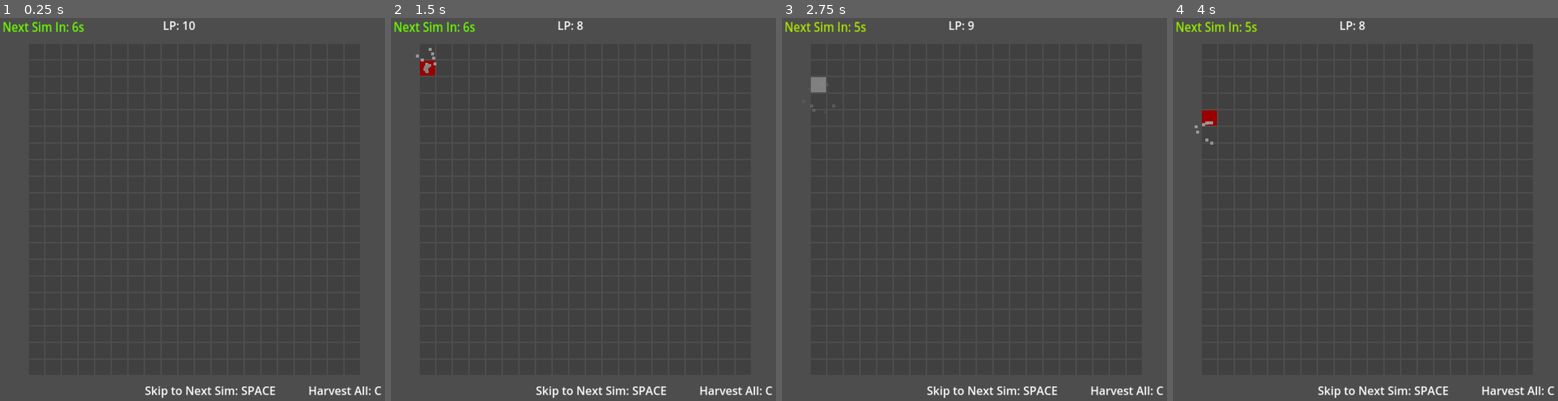
Above: before the commit, frames 1-4 (left to right).
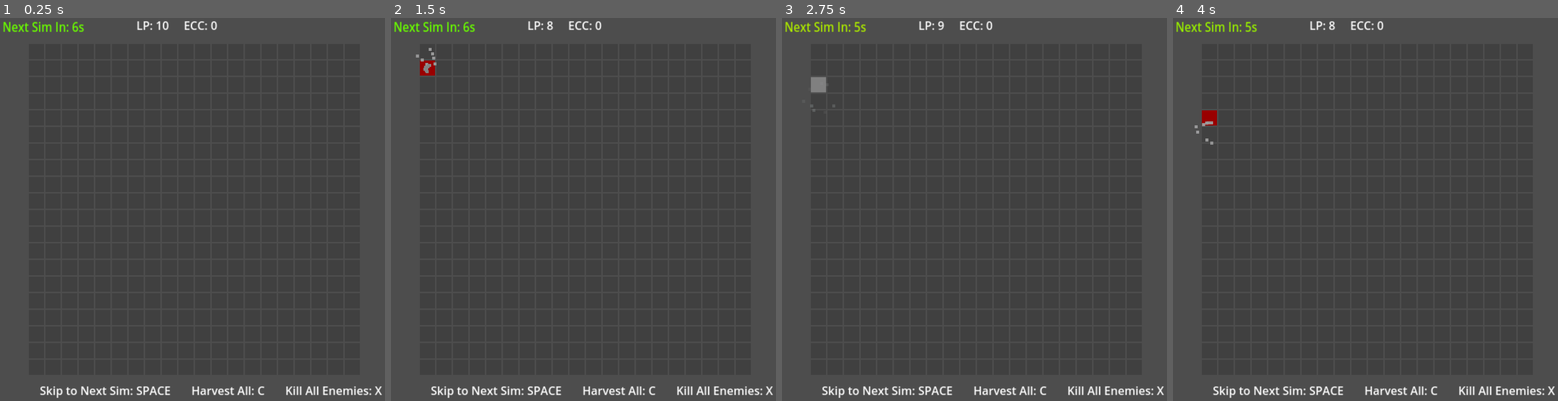
Above: after the commit, the same moments.

Repository: cyberneel/life-defense
Game: Godot game, scene res://scenes/game_scene.tscn
Same seed, same stepped clock (60 frames per second), same inputs: the game is played once before the commit and once after it.
Inputs (mouse positions are in pixels of both pictures, inside the frame that each line leads up to):
- Up to frame 1 (0.25 s): no input
- Up to frame 2 (1.5 s): tap Enter at 0.5 s; move the mouse to (425, 52) at 0.52 s; hold C (harvest_all) 0.53-1.28 s; click (425, 52) at 0.67 s; tap Space (next_sim_step) at 1.25 s; move the mouse to (425, 67) at 1.27 s; tap C (harvest_all) at 1.35 s; click (425, 67) at 1.42 s
- Up to frame 3 (2.75 s): move the mouse to (816, 83) at 2.02 s; press the mouse at (816, 83) at 2.03 s; tap C (harvest_all) at 2.3 s
- Up to frame 4 (4 s): move the mouse to (1207, 102) at 2.77 s; release the mouse at (1207, 102) at 2.78 s; tap Space (next_sim_step) at 2.85 s; click (1207, 102) at 2.92 s; tap C (harvest_all) at 3.05 s; move the mouse to (1207, 117) at 3.52 s; hold C (harvest_all) from 3.53 s (still down); click (1207, 117) at 3.67 s

The runs differ from the first frame. In frame 1, 1.4% of the frame differs, in the area x 10-100%, y 0-100%; in frame 2, 1.4%; in frame 3, 1.4%; in frame 4, 1.4%.

Commit message:
Added "kill all enemies feature"

Diff:
--- a/project.godot
+++ b/project.godot
@@ -47,6 +47,11 @@
 "events": [Object(InputEventKey,"resource_local_to_scene":false,"resource_name":"","device":-1,"window_id":0,"alt_press …(191 unchanged characters)…
 ]
 }
+kill_all_enemies={
+"deadzone": 0.5,
+"events": [Object(InputEventKey,"resource_local_to_scene":false,"resource_name":"","device":-1,"window_id":0,"alt_pressed":false,"shift_pressed":false,"ctrl_pressed":false,"meta_pressed":false,"pressed":false,"keycode":0,"physical_keycode":88,"key_label":0,"unicode":120,"location":0,"echo":false,"script":null)
+]
+}
 
 [rendering]
 
--- a/scenes/game_scene.tscn
+++ b/scenes/game_scene.tscn
@@ -50,13 +50,13 @@
 
 [node name="Label" type="Label" parent="MarginContainer2"]
 layout_mode = 2
-text = "Skip to Next Sim: SPACE           Harvest All: C"
+text = "Skip to Next Sim: SPACE       Harvest All: C       Kill All Enemies: X"
 horizontal_alignment = 2
 
 [node name="MarginContainer3" type="MarginContainer" parent="."]
 offset_left = 453.0
 offset_top = 8.0
-offset_right = 574.0
+offset_right = 630.0
 offset_bottom = 31.0
 scale = Vector2(2.363, 2.363)
 
@@ -64,7 +64,6 @@
 layout_mode = 2
 text = "LP: 10
 "
-horizontal_alignment = 1
 
 [connection signal="timeout" from="Grid Spawner/Simulate Next Step" to="Grid Spawner" method="_on_simulate_next_step"]
 [connection signal="timeout" from="Grid Spawner/Enemy Drop" to="Grid Spawner" method="_enemy_blocks_update"]
--- a/scripts/grid_spawner.gd
+++ b/scripts/grid_spawner.gd
@@ -63,6 +63,13 @@
 		$"Simulate Next Step".paused = true
 		harvest_all_blocks()
 		$"Simulate Next Step".paused = false
+	if event.is_action_pressed("kill_all_enemies"):
+		print("Kill All Enemies")
+		$"Simulate Next Step".paused = true
+		$"Enemy Drop".paused = true
+		kill_all_enemies()
+		$"Simulate Next Step".paused = false
+		$"Enemy Drop".paused = false
 	pass
 
 # Called every frame. 'delta' is the elapsed time since the previous frame.
@@ -75,7 +82,9 @@
 	sim_timer_text.text = "Next Sim In: " + time_left + "s"
 	sim_timer_text.add_theme_color_override("font_color", sim_timer_gradient.sample($"Simulate Next Step".time_left/update_interval))
 
-	life_points_text.text = "LP: " + str(life_points)
+	var enemies_pos: Array[int]
+	var enemies_cost: int = get_enemies_pos(enemies_pos)
+	life_points_text.text = "LP: " + str(life_points) + "     ECC: " + str(-1*enemies_cost)
 	pass
 
 # Simulation Update
@@ -92,6 +101,7 @@
 		for y in range(grid_size):
 			var num: int = get_block_idx_from_2d(x, y)
 			var is_alive: bool = get_block_node(num).is_alive
+			var is_enemy: bool = get_block_node(num).block_type != 0
 			var neighbor_count: int = get_cell_neighbors(num, old_block_states)
 
 			# ignore enemy blocks
@@ -142,17 +152,14 @@
 func _enemy_blocks_update() -> void:
 	var enemies_pos: Array[int]
 
-	for x in range(grid_size):
-		for y in range(grid_size):
-			if (get_block_node(get_block_idx_from_2d(x, y)).block_type != 0):
-				enemies_pos.append(get_block_idx_from_2d(x, y))
+	get_enemies_pos(enemies_pos)
 
 	for num in enemies_pos:
 		var block: Area2D = get_block_node(num)
 		if (block.block_type != 0):
 			var coord: Vector2i = get_block_2d_from_idx(num)
-			# Make sure block is not at bottom
-			if (coord.y < grid_size-1):
+			# Make sure block can move down
+			if (coord.y < grid_size-1 && get_block_node(get_block_idx_from_2d(coord.x, coord.y+1)).is_alive != true):
 				var new_y: int = coord.y + 1
 				var new_block: Area2D = get_block_node(get_block_idx_from_2d(coord.x, new_y))
 				# Check if bottom block is also enemy (stacking)
@@ -176,6 +183,18 @@
 			# Harvest only player blocks
 			if (get_block_node(num).is_alive) && get_block_node(num).block_type==0:
 				get_block_node(num).toggle_state()
+	pass
+
+# Handles killing all enemies at once
+func kill_all_enemies():
+	var enemies_pos: Array[int]
+	get_enemies_pos(enemies_pos)
+	var cost: int = get_block_node(0).enemy_cost * enemies_pos.size()
+
+	# Check if has enough life points
+	if (life_points >= cost):
+		for num in enemies_pos:
+			get_block_node(num).toggle_state()
 	pass
 
 # When a block's state is changed
@@ -216,3 +235,11 @@
 # Get block node by index
 func get_block_node(num: int) -> Area2D:
 	return get_child(num+_blocks_child_idx_offset).get_child(0)
+
+func get_enemies_pos(enemies_pos: Array[int]) -> int:
+	enemies_pos.clear()
+	for x in range(grid_size):
+		for y in range(grid_size):
+			if (get_block_node(get_block_idx_from_2d(x, y)).block_type != 0):
+				enemies_pos.append(get_block_idx_from_2d(x, y))
+	return get_block_node(0).enemy_cost * enemies_pos.size()
